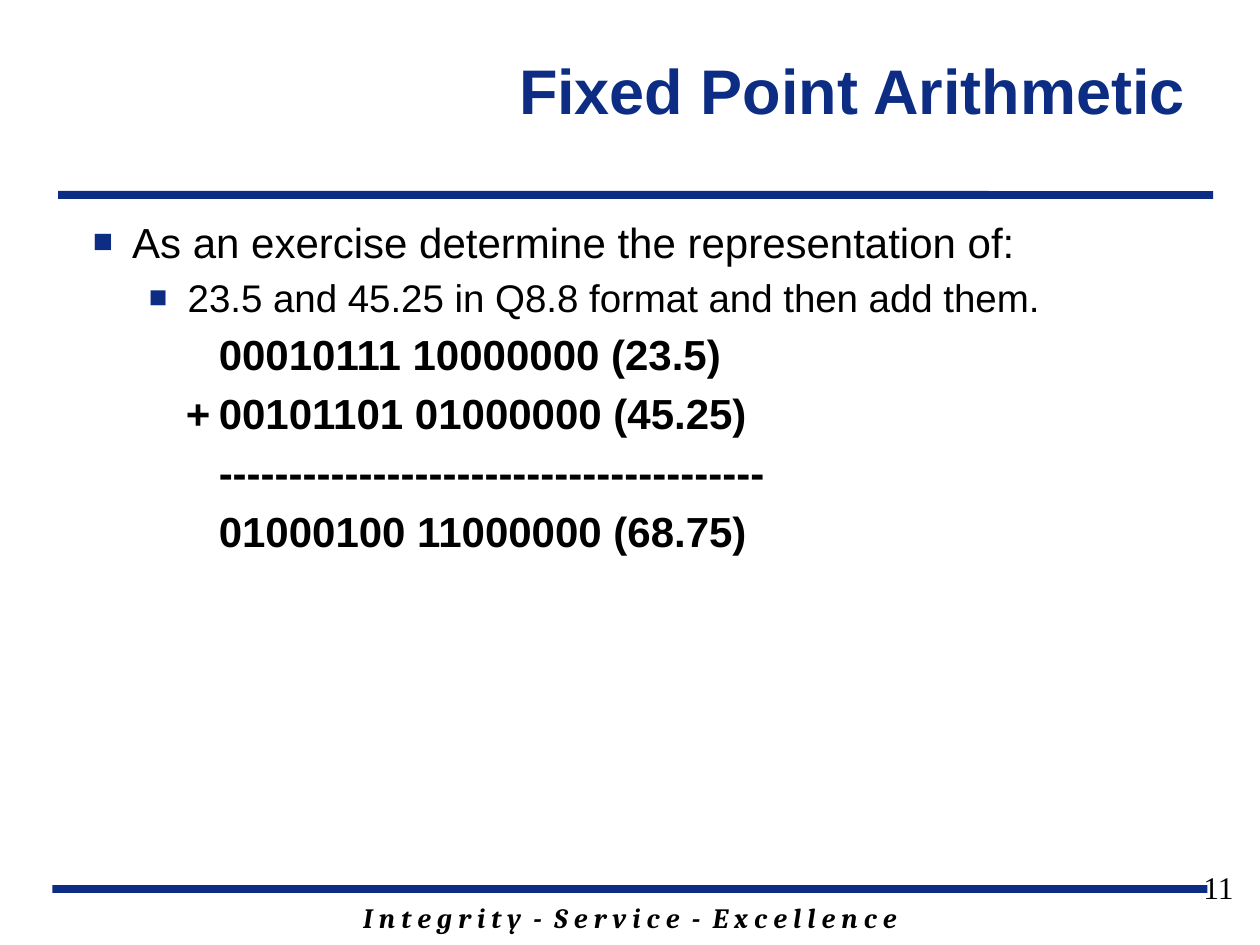
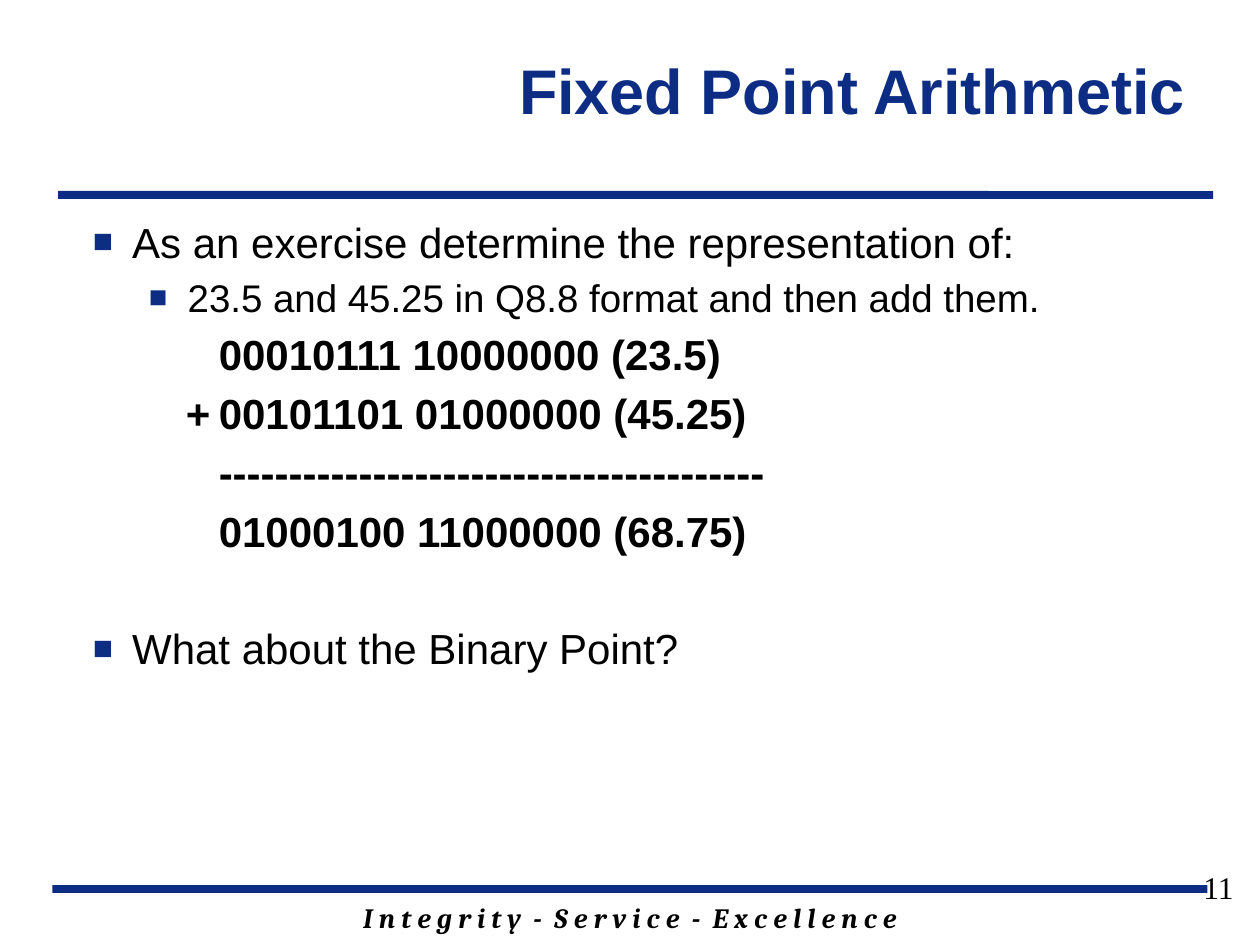
Before and after one commit to jfalkinburg/ECE383_web, a slide deck: slide 11 of lecture/slides/ECE_383_Lec23.pptx. Drawn at 1260x945 pixels with LibreOffice and Linux fonts; fonts in the diff are those of the drawing; background and template pictures are left out. Boxes give left, top, right and bottom in pixels: in the first picture for what was removed or moved away, otherwise in the second. Text is boxed around its words. In the diff, an @@ line names an element or a change of style, - is before the commit and + after.

```diff
--- a/lecture/slides/ECE_383_Lec23.pptx
+++ b/lecture/slides/ECE_383_Lec23.pptx
@@ text at <box>132,633,678,673</box>: paragraph added @@
+■ What about the Binary Point?
```
Also in this commit, not shown: 6 other slides changed, 4 slides added, 1 slide removed, 4 other files.
